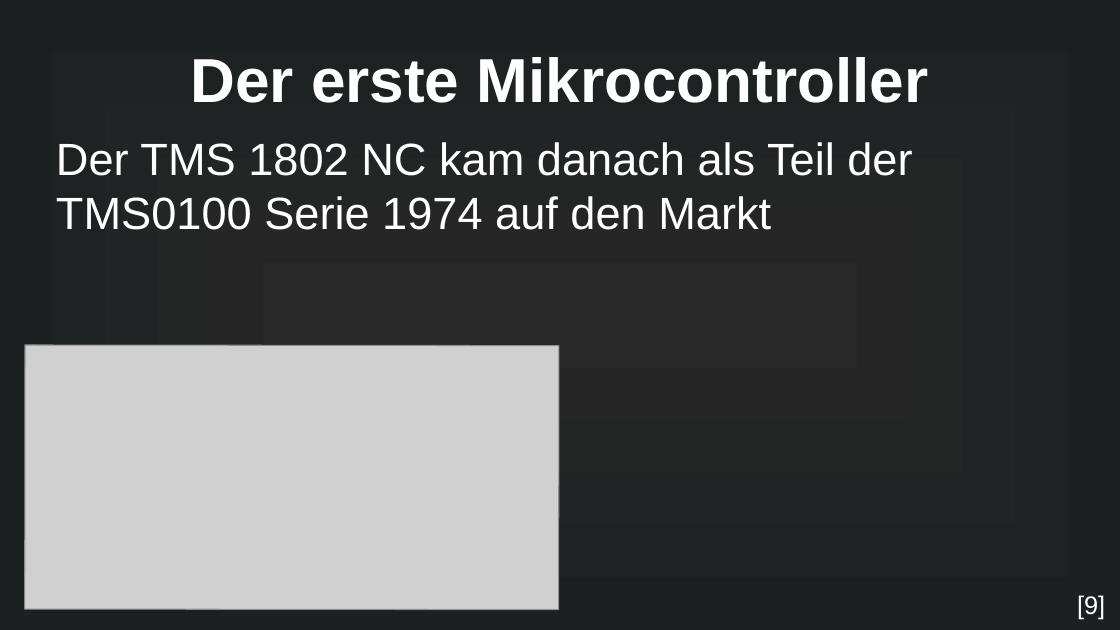
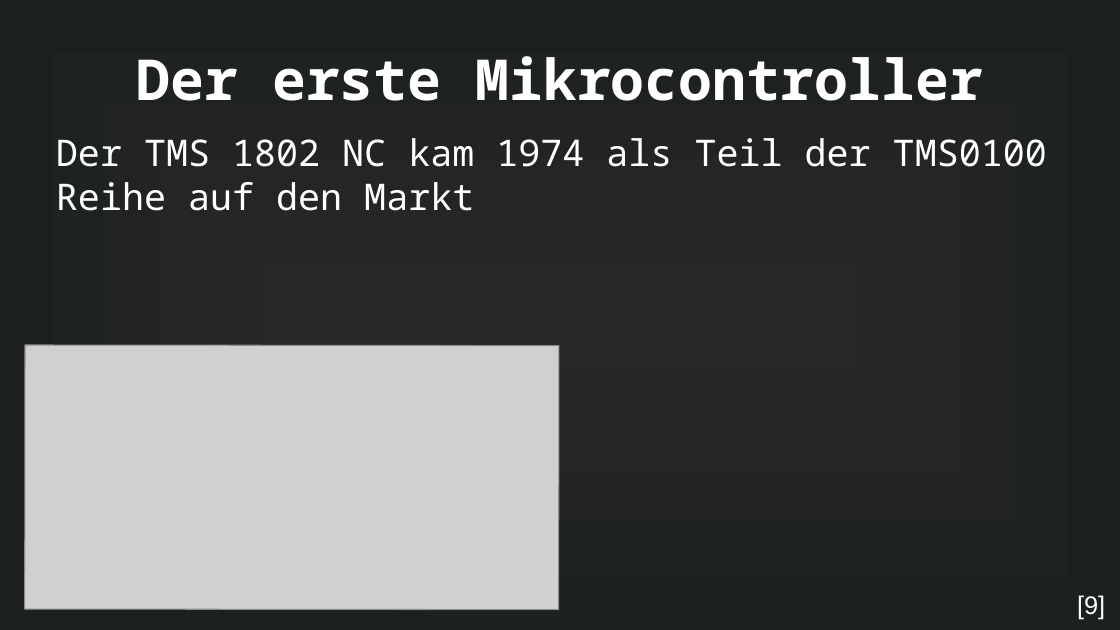
Before and after one commit to MuffinKran24/IMP_GFS, a slide deck: slide 6 of Mikrocontroller_GFS.odp. Drawn at 1120x630 pixels with LibreOffice and Linux fonts; fonts in the diff are those of the drawing; grey boxes stand for pictures. Boxes give left, top, right and bottom in pixels: in the first picture for what was removed or moved away, otherwise in the second. Text is boxed around its words. In the diff, an @@ line names an element or a change of style, - is before the commit and + after.

```diff
--- a/Mikrocontroller_GFS.odp
+++ b/Mikrocontroller_GFS.odp
@@ title "Der erste Mikrocontroller" at [137,56,983,101]: size 44 to 40 pt, font Arial to Noto Sans Mono @@
@@ text at [56,138,1047,211]: text changed; size 32 to 26 pt; font Arial to Noto Sans Mono @@
-Der TMS 1802 NC kam danach als Teil der TMS0100 Serie 1974 auf den Markt
+Der TMS 1802 NC kam 1974 als Teil der TMS0100 Reihe auf den Markt
```
Also in this commit, not shown: 24 other slides changed, 1 slide added, 6 other files.
